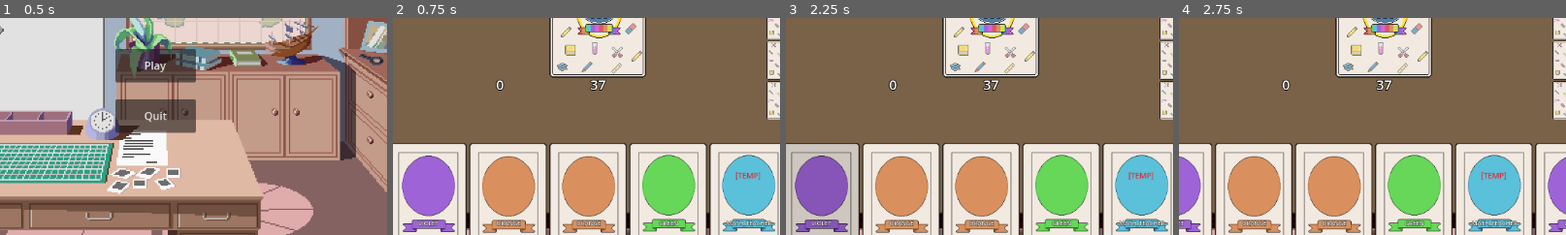
Above: before the commit, frames 1-4 (left to right).
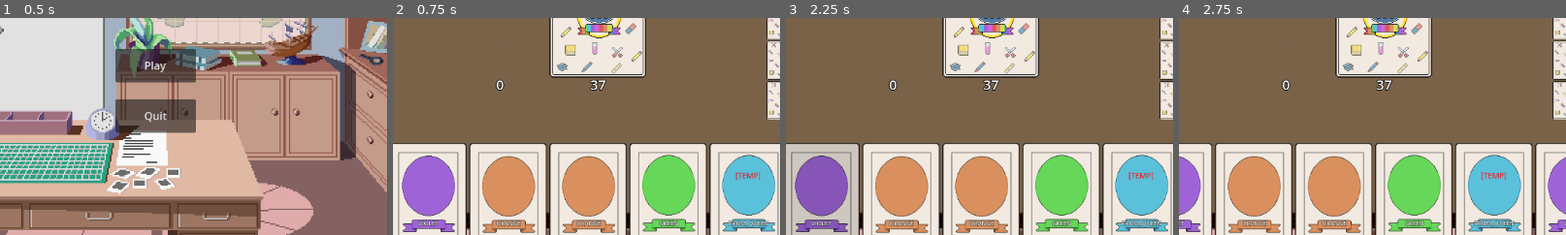
Above: after the commit, the same moments.

Repository: ludughetti/RainbowHigh
Game: Godot game, scene res://scenes/game/main_menu.tscn
Same seed, same stepped clock (60 frames per second), same inputs: the game is played once before the commit and once after it.
Inputs:
- Up to frame 1 (0.5 s): no input
- Up to frame 2 (0.75 s): click "Play" at 0.5 s
- Up to frame 3 (2.25 s): click "BLUE" at 1.25 s; click "VIOLET" at 2 s
- Up to frame 4 (2.75 s): no input
The pictures show only the part of the screen within x 30-80%, y 39-89%; the shares and areas given below are measured in that part.

Frame 1 is identical in both runs. In frame 2, 0.2% of the frame differs, in the area x 85-98%, y 93-97%; in frame 3, 0.2%; in frame 4, 0.2%.

Commit message:
Added Sportsy and Prom Queen characters

Diff:
--- a/scripts/game/game_manager.gd
+++ b/scripts/game/game_manager.gd
@@ -65,7 +65,7 @@
 		# TEMP ------------------
 		if player.player_name == "Player":
 			var special_card := CardCharacterData.new()
-			special_card.setup_card(CardConstants.CardCharacter.MATH_TEACHER)
+			special_card.setup_card(CardConstants.CardCharacter.PROM_QUEEN)
 			player.add_card_to_hand(special_card)
 
 		player.update_ui()
@@ -111,15 +111,16 @@
 	# selected_card will be null if it's a pass, and CardData if it's discard
 	var selected_card = await current_player.action_requested
 	if selected_card != null:
+		# Discard the card that was played
+		current_player.discard_from_hand(selected_card)
+		deck.discard_card(selected_card)
+
 		# Trigger effect if it's a character card
 		if selected_card.card_type == CardConstants.CardType.CHARACTER:
 			on_character_card_effect(
 				(selected_card as CardCharacterData).character_type,
 				current_player
 			)
-
-		current_player.discard_from_hand(selected_card)
-		deck.discard_card(selected_card)
 
 	# Update player UI
 	current_player.update_ui()
@@ -184,8 +185,11 @@
 	print("GameManager resolving: %s effect", character_type)
 	match character_type:
 		CardConstants.CardCharacter.MATH_TEACHER:
-			apply_effect_math_teacher(player)
-		# Handle other characters
+			await apply_effect_math_teacher(player)
+		CardConstants.CardCharacter.SPORTSY:
+			await apply_effect_sportsy(player)
+		CardConstants.CardCharacter.PROM_QUEEN:
+			await apply_effect_prom_queen(player)
 
 func apply_effect_math_teacher(player: BasePlayer):
 	print("Math Teacher: Drawing 2 extra cards")
@@ -195,3 +199,70 @@
 	player.update_ui()
 
 	await enforce_hand_limit(player)
+
+func apply_effect_sportsy(player: BasePlayer):
+	var current_index := players.find(player)
+	if current_index == -1:
+		print("Error: Player not found")
+		return
+
+	var target_index := (current_index + 1) % players.size()
+	var target_player: BasePlayer = players[target_index]
+
+	if target_player.hand.is_empty():
+		print("%s tried to steal from %s, but their hand is empty" % [player.player_name, target_player.player_name])
+		return
+
+	# Pick a random card to steal
+	var stolen_card: CardData = target_player.hand.pick_random()
+	target_player.hand.erase(stolen_card)
+	player.hand.append(stolen_card)
+
+	print("%s stole a card from %s!" % [player.player_name, target_player.player_name])
+
+	target_player.update_ui()
+	player.update_ui()
+
+	await enforce_hand_limit(player)
+
+func apply_effect_prom_queen(player: BasePlayer):
+	# Find the player(s) with the largest hand
+	var max_size := -1
+	var candidates: Array[BasePlayer] = []
+
+	for p in players:
+		# Skip the one who played the Prom Queen
+		if p == player:
+			continue
+
+		# Else, find player with the most cards
+		if p.hand.size() > max_size:
+			max_size = p.hand.size()
+			candidates = [p]
+		elif p.hand.size() == max_size:
+			candidates.append(p)
+
+	# Choose first player among those with most cards (for now)
+	var target := candidates[0]
+
+	print("Prom Queen: %s has the most cards and must discard one" % target.player_name)
+
+	# Force discard
+	target.update_ui()
+	if target is AIPlayer:
+		var discard := (target as AIPlayer).pick_discard_card()
+		target.call_deferred("emit_signal", "action_requested", discard)
+
+	var selected: CardData = await target.action_requested
+
+	if selected:
+		# Check for nested character effect
+		if selected.card_type == CardConstants.CardType.CHARACTER:
+			await on_character_card_effect(
+				(selected as CardCharacterData).character_type,
+				target
+			)
+
+		target.discard_from_hand(selected)
+		deck.discard_card(selected)
+		target.update_ui()
--- a/scripts/utils/card_assets_utils.gd
+++ b/scripts/utils/card_assets_utils.gd
@@ -34,8 +34,8 @@
 
 const CHARACTER_CARD_TEXTURES_IDLE := {
 	CardConstants.CardCharacter.MATH_TEACHER: preload("res://assets/cards/character/math_teacher/MATH_TEACHER_Idle.png"),
-	#CardConstants.CardCharacter.SPORTSY: preload("res://assets/cards/character/Sportsy_Idle.png"),
-	#CardConstants.CardCharacter.PROM_QUEEN: preload("res://assets/cards/character/PromQueen_Idle.png"),
+	CardConstants.CardCharacter.SPORTSY: preload("res://assets/cards/character/sportsy/SPORTSY_Idle.png"),
+	CardConstants.CardCharacter.PROM_QUEEN: preload("res://assets/cards/character/prom_queen/PROM_QUEEN_Idle.png")
 	#CardConstants.CardCharacter.NOSEY: preload("res://assets/cards/character/Nosey_Idle.png"),
 	#CardConstants.CardCharacter.HISTORY_TEACHER: preload("res://assets/cards/character/HistoryTeacher_Idle.png"),
 	#CardConstants.CardCharacter.THEATER_KID: preload("res://assets/cards/character/TheaterKid_Idle.png"),
@@ -46,8 +46,8 @@
 
 const CHARACTER_CARD_TEXTURES_HOVER := {
 	CardConstants.CardCharacter.MATH_TEACHER: preload("res://assets/cards/character/math_teacher/MATH_TEACHER_Hover.png"),
-	#CardConstants.CardCharacter.SPORTSY: preload("res://assets/cards/character/Sportsy_Idle.png"),
-	#CardConstants.CardCharacter.PROM_QUEEN: preload("res://assets/cards/character/PromQueen_Idle.png"),
+	CardConstants.CardCharacter.SPORTSY: preload("res://assets/cards/character/sportsy/SPORTSY_Hover.png"),
+	CardConstants.CardCharacter.PROM_QUEEN: preload("res://assets/cards/character/prom_queen/PROM_QUEEN_Hover.png"),
 	#CardConstants.CardCharacter.NOSEY: preload("res://assets/cards/character/Nosey_Idle.png"),
 	#CardConstants.CardCharacter.HISTORY_TEACHER: preload("res://assets/cards/character/HistoryTeacher_Idle.png"),
 	#CardConstants.CardCharacter.THEATER_KID: preload("res://assets/cards/character/TheaterKid_Idle.png"),
@@ -58,8 +58,8 @@
 
 const CHARACTER_CARD_TEXTURES_PRESSED := {
 	CardConstants.CardCharacter.MATH_TEACHER: preload("res://assets/cards/character/math_teacher/MATH_TEACHER_Pressed.png"),
-	#CardConstants.CardCharacter.SPORTSY: preload("res://assets/cards/character/Sportsy_Idle.png"),
-	#CardConstants.CardCharacter.PROM_QUEEN: preload("res://assets/cards/character/PromQueen_Idle.png"),
+	CardConstants.CardCharacter.SPORTSY: preload("res://assets/cards/character/sportsy/SPORTSY_Pressed.png"),
+	CardConstants.CardCharacter.PROM_QUEEN: preload("res://assets/cards/character/prom_queen/PROM_QUEEN_Pressed.png"),
 	#CardConstants.CardCharacter.NOSEY: preload("res://assets/cards/character/Nosey_Idle.png"),
 	#CardConstants.CardCharacter.HISTORY_TEACHER: preload("res://assets/cards/character/HistoryTeacher_Idle.png"),
 	#CardConstants.CardCharacter.THEATER_KID: preload("res://assets/cards/character/TheaterKid_Idle.png"),
Binary file added: assets/cards/character/prom_queen/PROM_QUEEN_Hover.png
Not shown, added: assets/cards/character/prom_queen/PROM_QUEEN_Hover.png.import
Binary file added: assets/cards/character/prom_queen/PROM_QUEEN_Idle.png
Not shown, added: assets/cards/character/prom_queen/PROM_QUEEN_Idle.png.import
Binary file added: assets/cards/character/prom_queen/PROM_QUEEN_Pressed.png
Not shown, added: assets/cards/character/prom_queen/PROM_QUEEN_Pressed.png.import
Binary file added: assets/cards/character/sportsy/SPORTSY_Hover.png
Not shown, added: assets/cards/character/sportsy/SPORTSY_Hover.png.import
Binary file added: assets/cards/character/sportsy/SPORTSY_Idle.png
Not shown, added: assets/cards/character/sportsy/SPORTSY_Idle.png.import
Binary file added: assets/cards/character/sportsy/SPORTSY_Pressed.png
Not shown, added: assets/cards/character/sportsy/SPORTSY_Pressed.png.import
